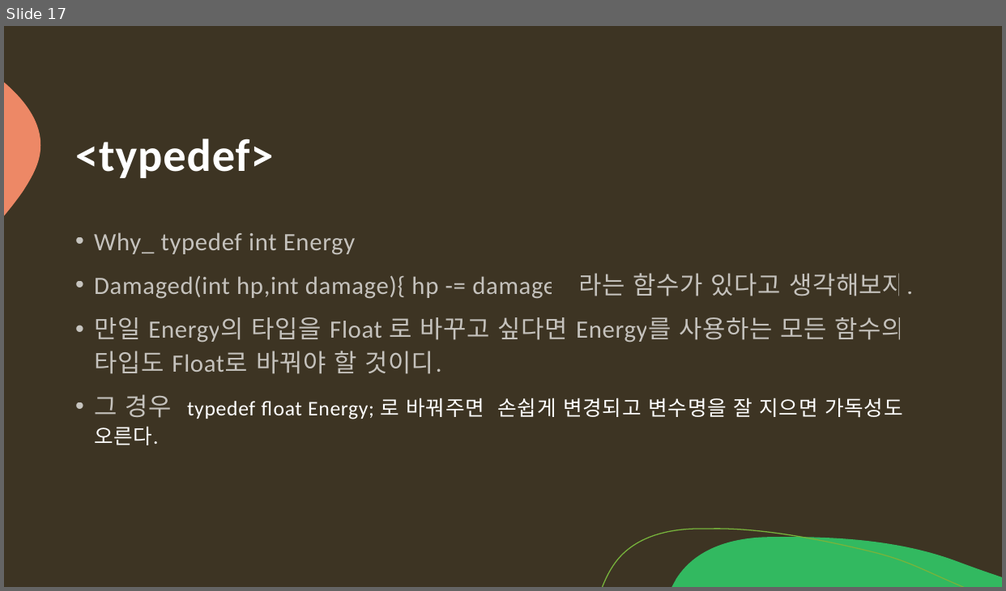
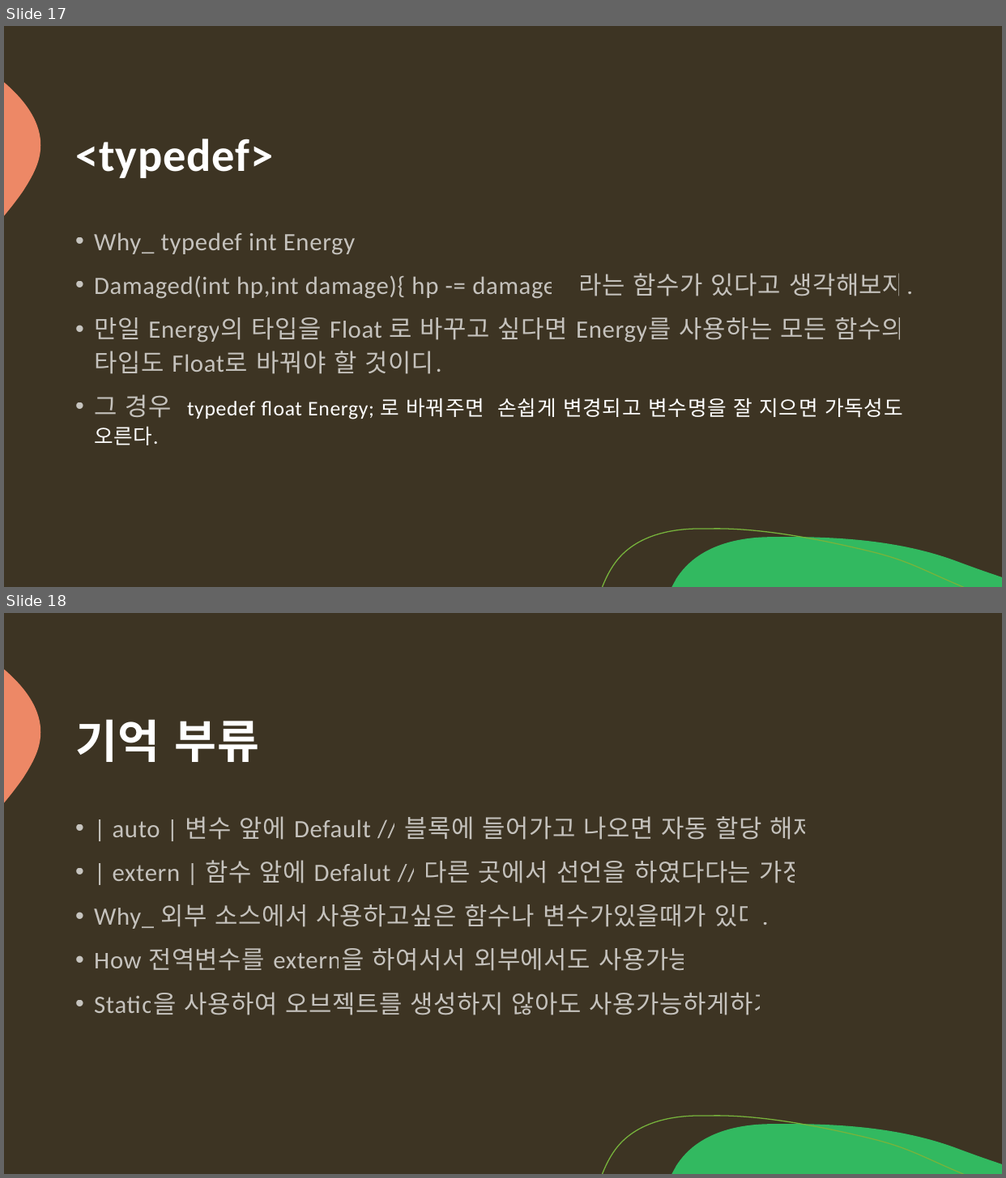
Before and after one commit to arkchimy/_Algorithm, a slide deck: 전공지식/C언어의 기초/C언어 기초지식.pptx. Shown one above the other, each under a label of ours: slide 17 before the commit, slides 17 and 18 after it. The pictures are 1006x591 and 1006x1178 pixels, drawn with LibreOffice and Linux fonts; fonts in the diff are those of the drawing. Boxes give left, top, right and bottom in pixels: in the first picture for what was removed or moved away, otherwise in the second. Text is boxed around its words. In the diff, an @@ line names an element or a change of style, - is before the commit and + after.

```diff
--- a/전공지식/C언어의 기초/C언어 기초지식.pptx
+++ b/전공지식/C언어의 기초/C언어 기초지식.pptx
@@ slide 18 added at box(4, 613, 1002, 1174), background #3D3423; not listed: 3 template elements that a slide beside it also shows @@
@@ title added at box(75, 719, 259, 762), 44 pt, text #FFFFFF, bold @@
+기억 부류
@@ text added at box(94, 816, 816, 1016), 24 pt, text #FFFFFF at 70% opacity @@
+• | auto | 변수 앞에 Default // 블록에 들어가고 나오면 자동 할당 해제
+• | extern | 함수 앞에 Defalut // 다른 곳에서 선언을 하였다다는 가정
+• Why_ 외부 소스에서 사용하고싶은 함수나 변수가있을때가 있다.
+• How 전역변수를 extern을 하여서서 외부에서도 사용가능
+• Static을 사용하여 오브젝트를 생성하지 않아도 사용가능하게하기
```
Also in this commit, not shown: 5 other slides added.
